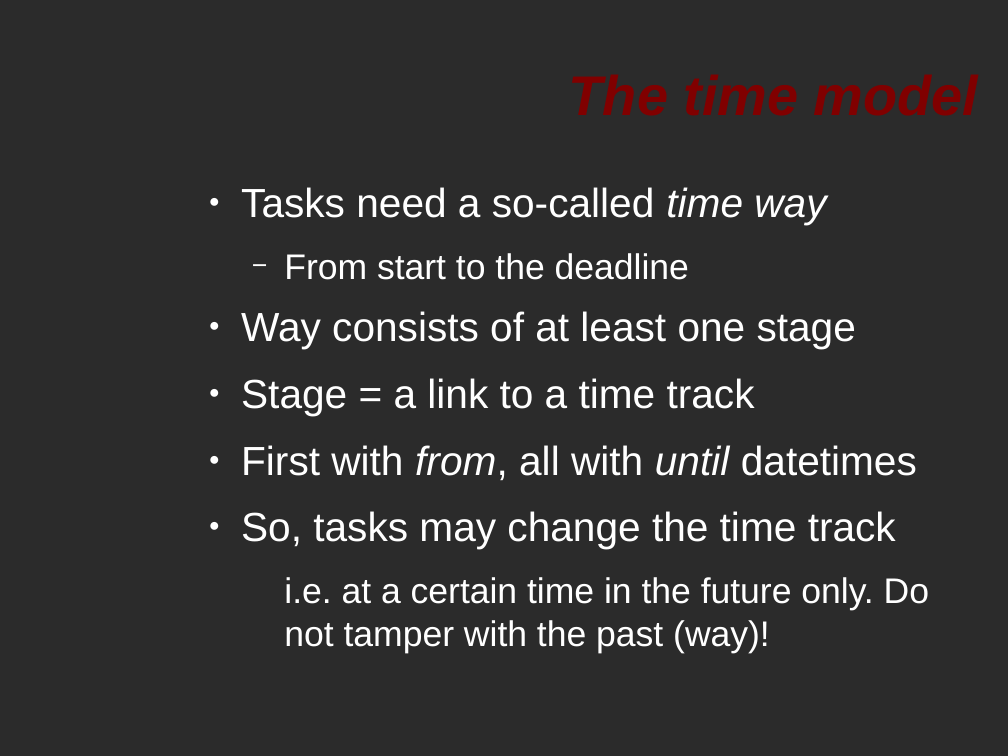
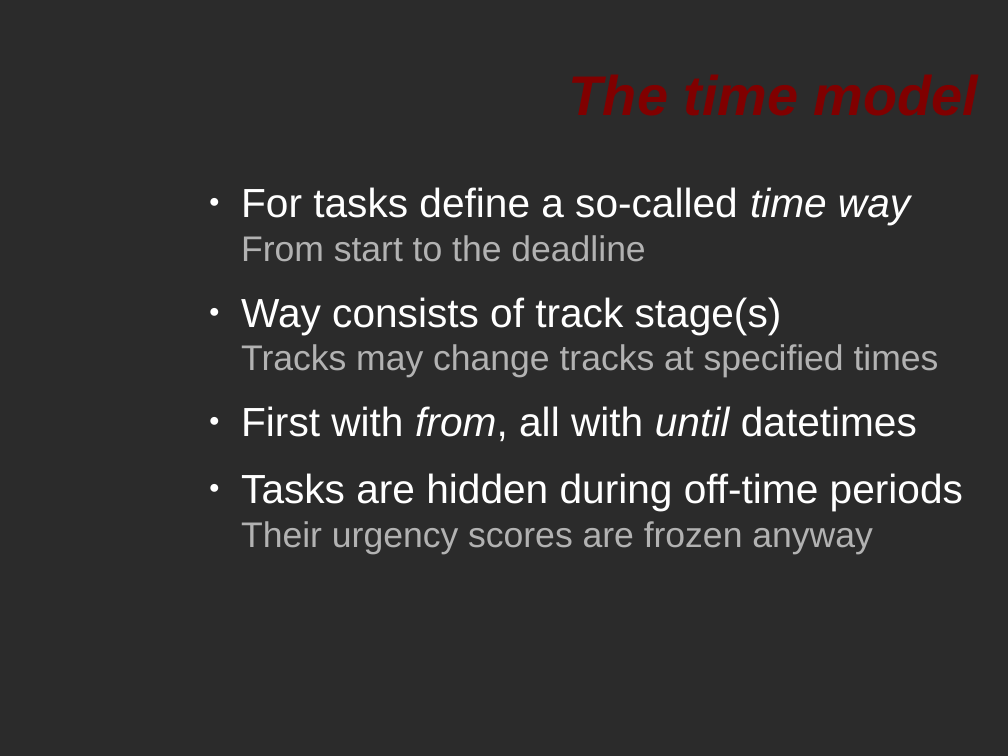
Before and after one commit to flowdy/FlowgencyTM, a slide deck: slide 7 of doc/intro.odp (slide 6 before the commit). Drawn at 1008x756 pixels with LibreOffice and Linux fonts; fonts in the diff are those of the drawing; background and template pictures are left out; a plain dark background stands for a picture behind light text. Boxes give left, top, right and bottom in pixels: in the first picture for what was removed or moved away, otherwise in the second. Text is boxed around its words. In the diff, an @@ line names an element or a change of style, - is before the commit and + after.

```diff
--- a/doc/intro.odp
+++ b/doc/intro.odp
@@ text at (x1=241, y1=187, x2=939, y2=378): text changed; size 32 to 28 pt; text colour #FFFFFF to #B2B2B2 @@
-● Tasks need a so-called time way
-  − From start to the deadline
-● Way consists of at least one stage
-● Stage = a link to a time track
+● For tasks define a so-called time way
+  From start to the deadline
+● Way consists of track stage(s)
+  Tracks may change tracks at specified times
@@ text at (x1=241, y1=473, x2=963, y2=554): text changed; size 28 to 32 pt @@
-● So, tasks may change the time track
-  i.e. at a certain time in the future only. Do not tamper with the past (way)!
+● Tasks are hidden during off-time periods
+  Their urgency scores are frozen anyway
```
Also in this commit, not shown: 5 other slides changed, 3 slides added, 1 slide removed.
